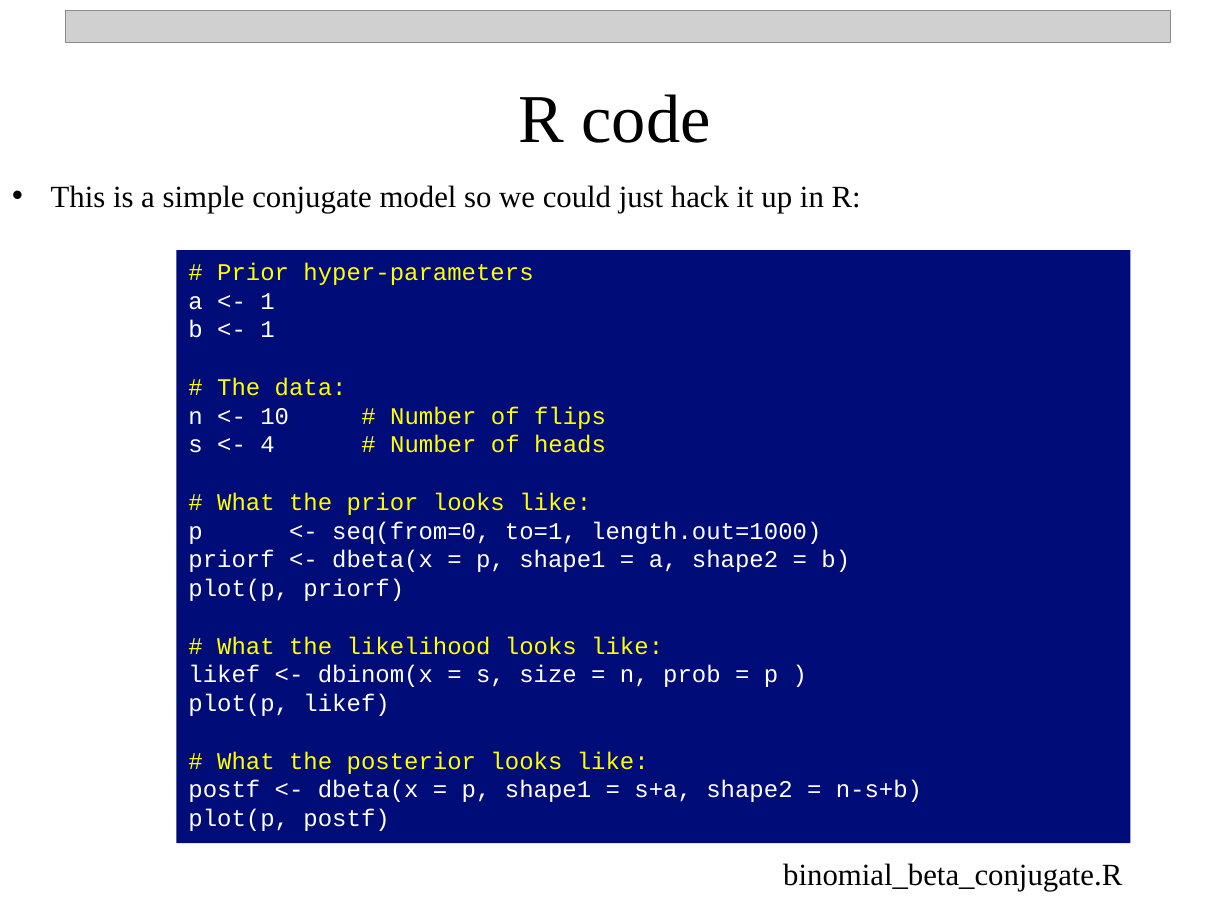
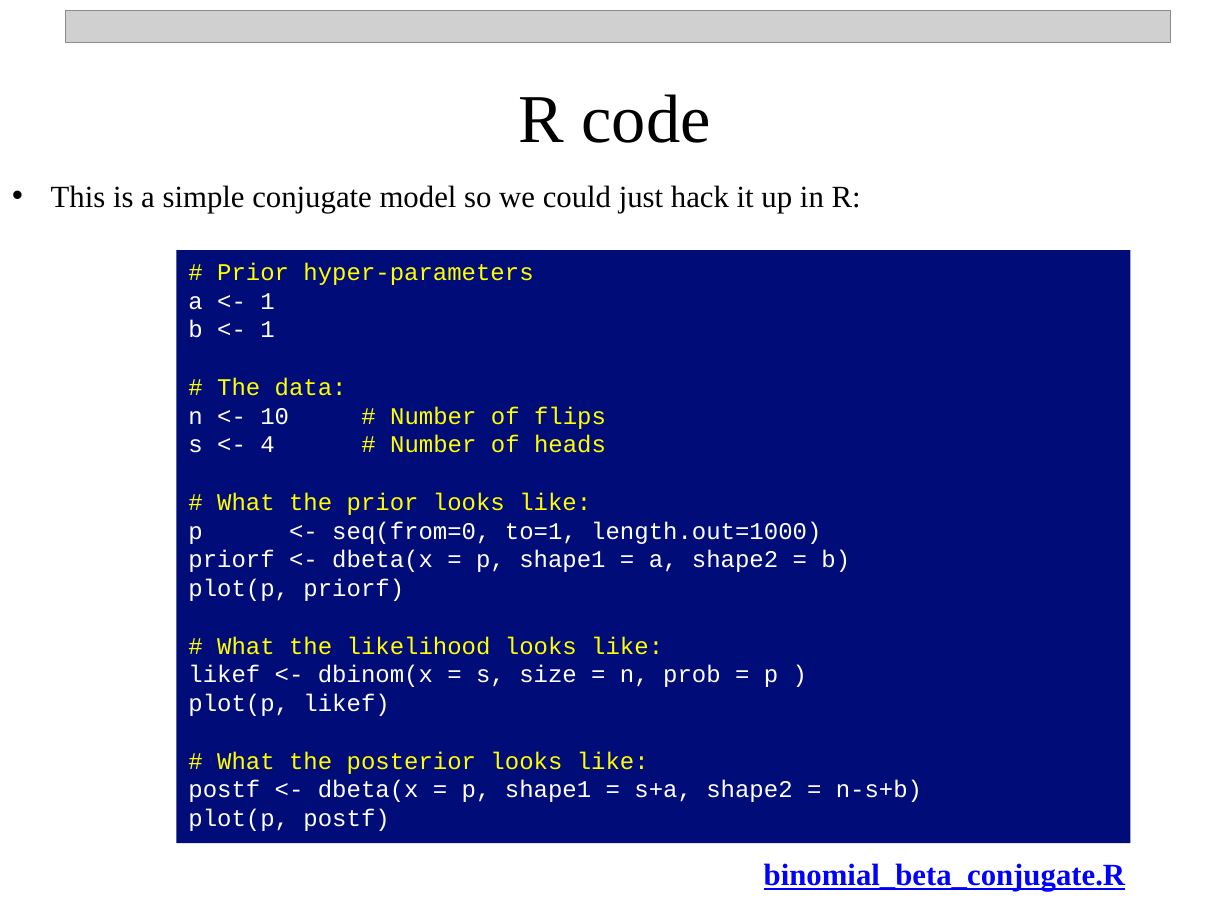
Before and after one commit to npetraco/MATFOS705, a slide deck: slide 13 of Notes/13_intro_to_single_parameter_bayesian_inference/13_basic_bayesian_inference_workflow.pptx. Drawn at 1232x924 pixels with LibreOffice and Linux fonts; fonts in the diff are those of the drawing; grey boxes stand for pictures. Boxes give left, top, right and bottom in pixels: in the first picture for what was removed or moved away, otherwise in the second. Text is boxed around its words. In the diff, an @@ line names an element or a change of style, - is before the commit and + after.

Commit message:
update

```diff
--- a/Notes/13_intro_to_single_parameter_bayesian_inference/13_basic_bayesian_inference_workflow.pptx
+++ b/Notes/13_intro_to_single_parameter_bayesian_inference/13_basic_bayesian_inference_workflow.pptx
@@ text "binomial_beta_conjugate.R": place and size @@
-text "binomial_beta_conjugate.R" at <box>783,863,1122,891</box>
+text "binomial_beta_conjugate.R" at <box>764,863,1126,891</box>
@@ text "binomial_beta_conjugate.R" at <box>764,863,1126,891</box>: text colour #000000 to #0000FF, bold on, underline on @@
```
Also in this commit, not shown: 2 other slides changed.
